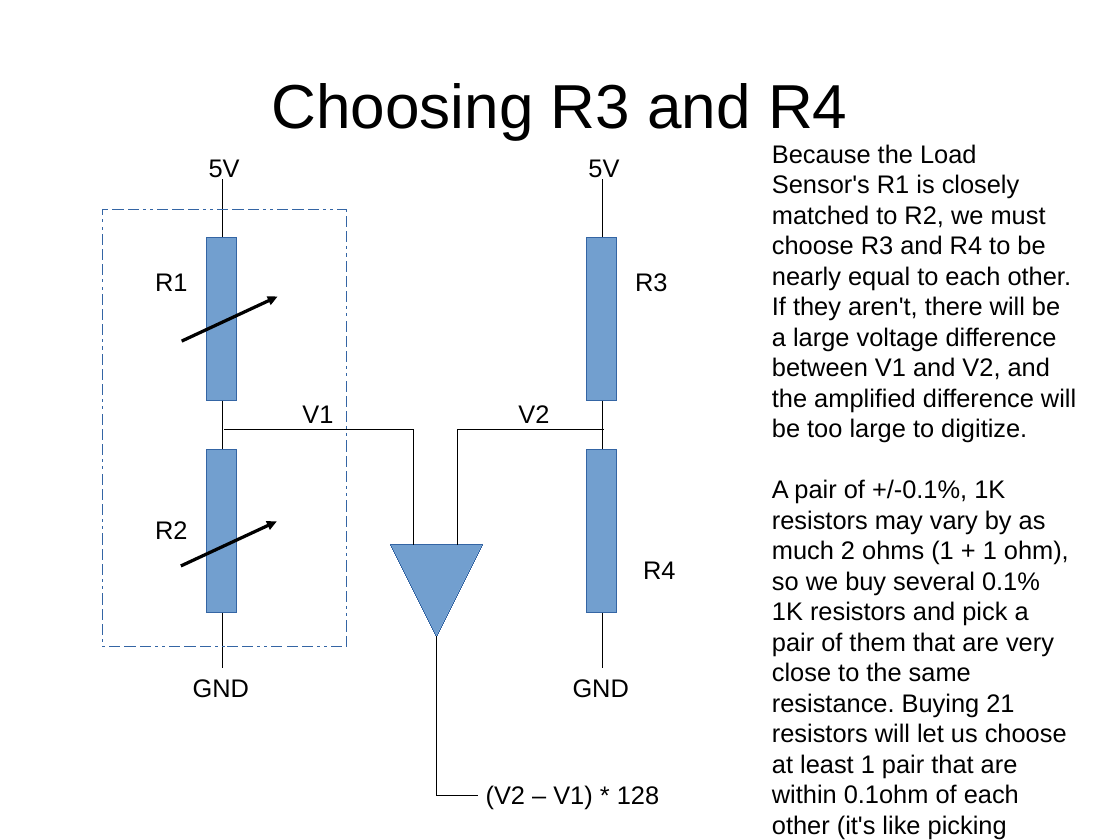
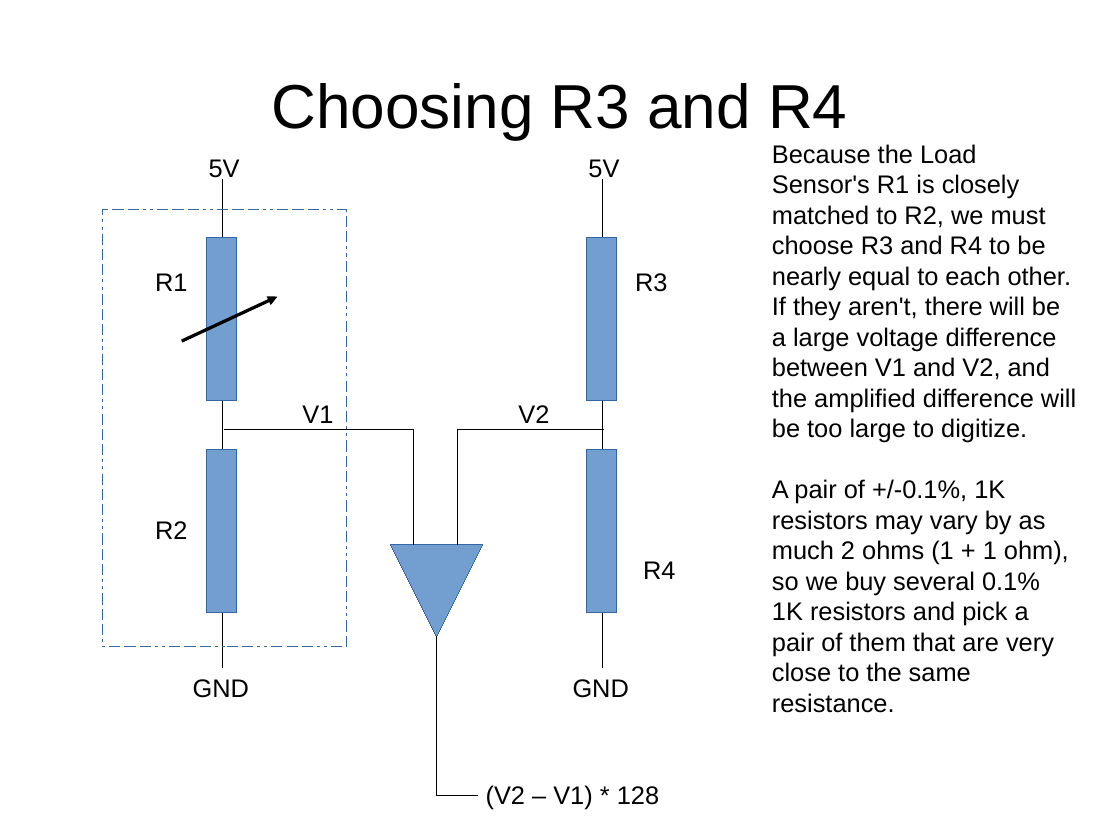
Before and after one commit to bneedhamia/CurieBLEWeightMonitor, a slide deck: slide 7 of ProjectMath.odp. Drawn at 1120x840 pixels with LibreOffice and Linux fonts; fonts in the diff are those of the drawing. Boxes give left, top, right and bottom in pixels: in the first picture for what was removed or moved away, otherwise in the second. Text is boxed around its words. In the diff, an @@ line names an element or a change of style, - is before the commit and + after.

```diff
--- a/ProjectMath.odp
+++ b/ProjectMath.odp
@@ text at [772,479,1069,713]: text changed @@
-A pair of +/-0.1%, 1K resistors may vary by as much 2 ohms (1 + 1 ohm), so we buy several 0.1% 1K resistors and pick a pair of them that are very close to the same resistance. Buying 21 resistors will let us choose at least 1 pair that are within 0.1ohm of each other (it's like picking matching socks)
+A pair of +/-0.1%, 1K resistors may vary by as much 2 ohms (1 + 1 ohm), so we buy several 0.1% 1K resistors and pick a pair of them that are very close to the same resistance.
@@ arrow removed from (181, 566) to (276, 521) @@
```
Also in this commit, not shown: 3 other slides changed, 1 slide added, 4 other files.
